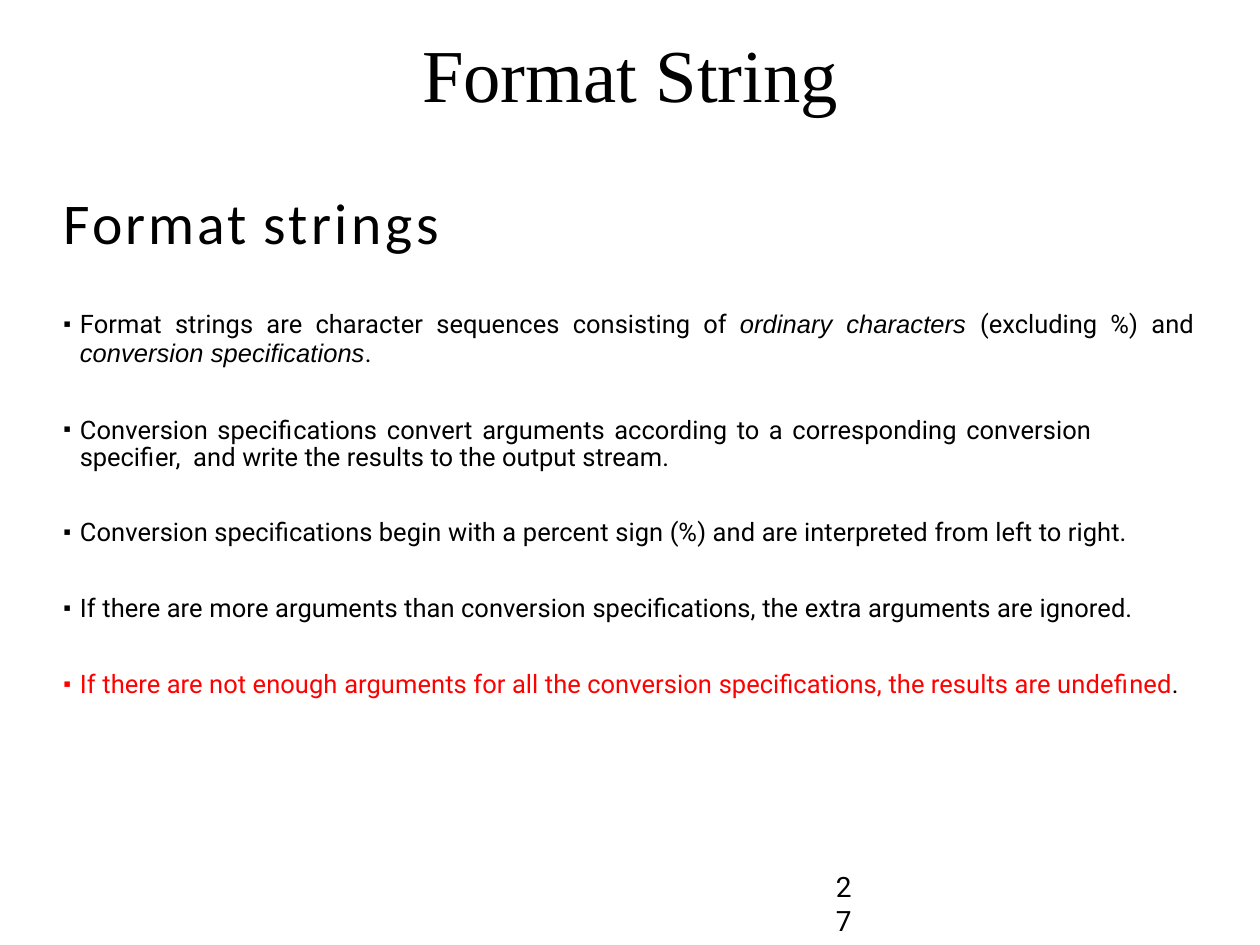
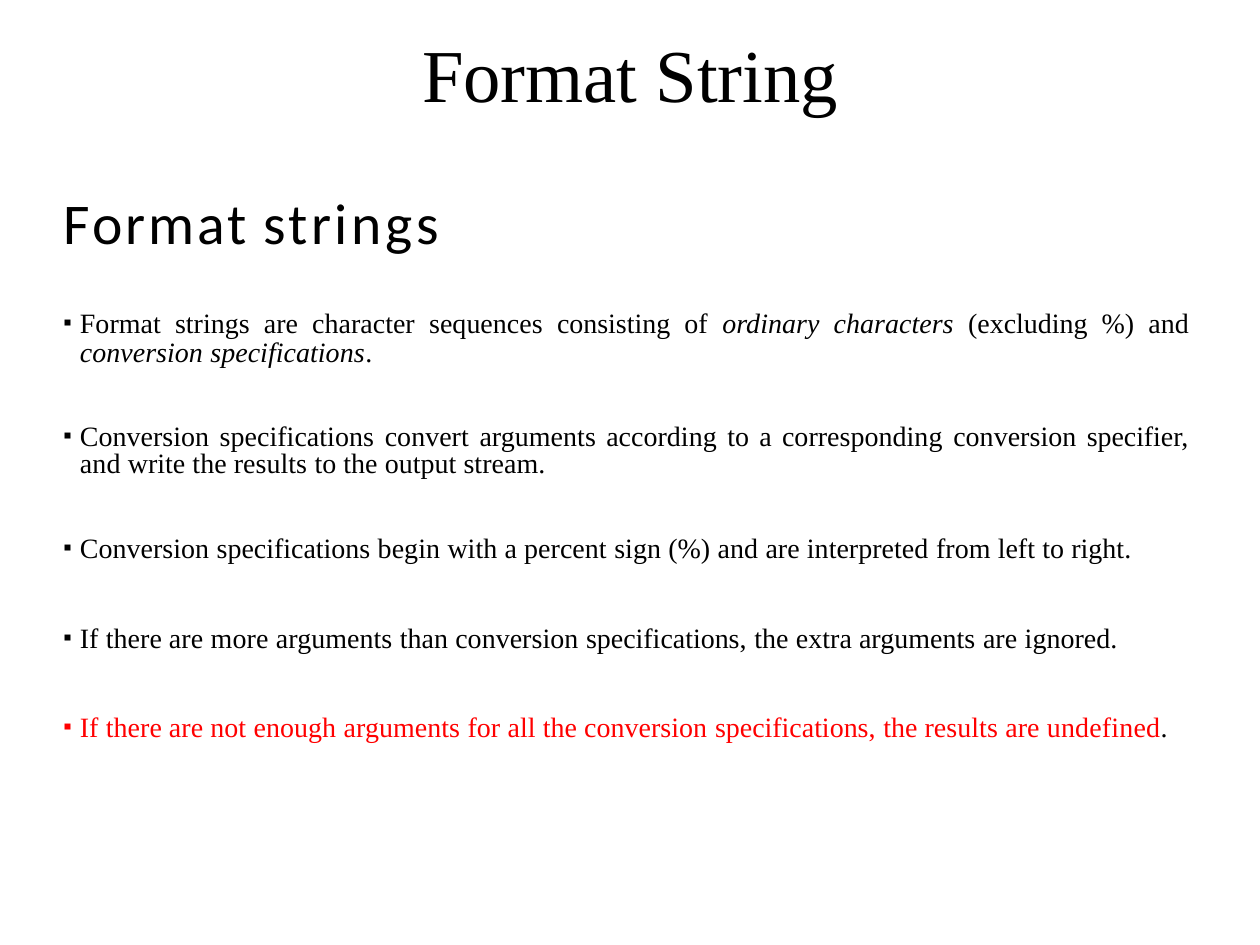
Before and after one commit to cs-uob/COMS20012, a slide deck: slide 28 of docs/slides/Intro to Software Security.pptx (slide 27 before the commit). Drawn at 1260x945 pixels with LibreOffice and Linux fonts; fonts in the diff are those of the drawing. Boxes give left, top, right and bottom in pixels: in the first picture for what was removed or moved away, otherwise in the second. Text is boxed around its words. In the diff, an @@ line names an element or a change of style, - is before the commit and + after.

```diff
--- a/docs/slides/Intro to Software Security.pptx
+++ b/docs/slides/Intro to Software Security.pptx
@@ text "Format strings are character sequences ..." at (80, 313, 1189, 743): size 10.9 to 12 pt, font Roboto to Times New Roman; font Arial to Times New Roman in "ordinary characters", "conversion specifications." @@
@@ page number removed at (828, 885, 858, 921) @@
-27
```
Also in this commit, not shown: 7 other slides changed, 1 slide added.
